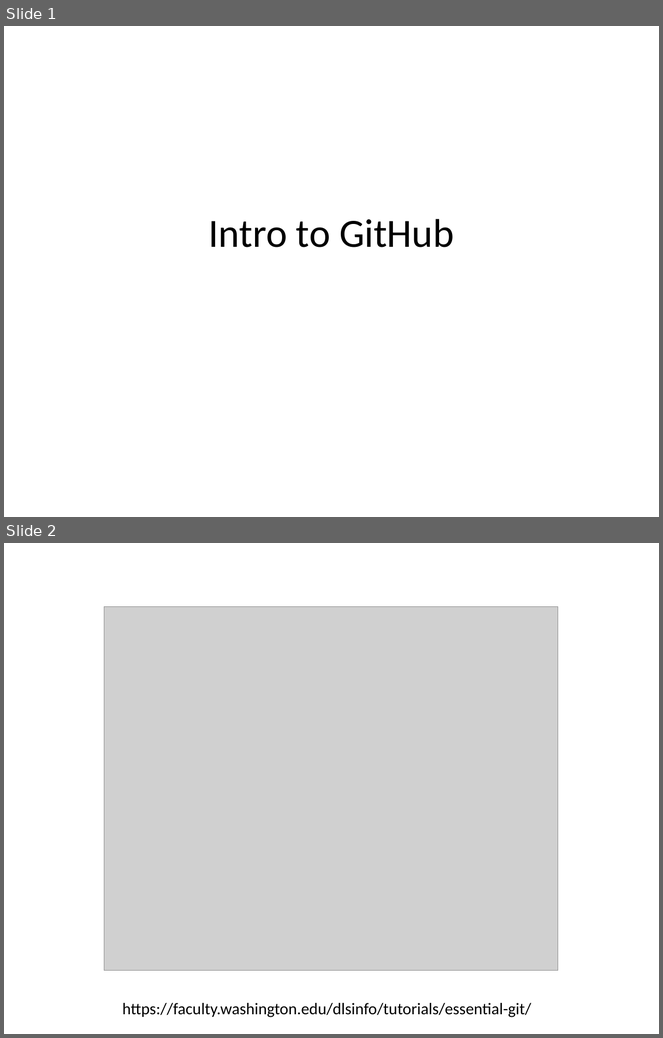
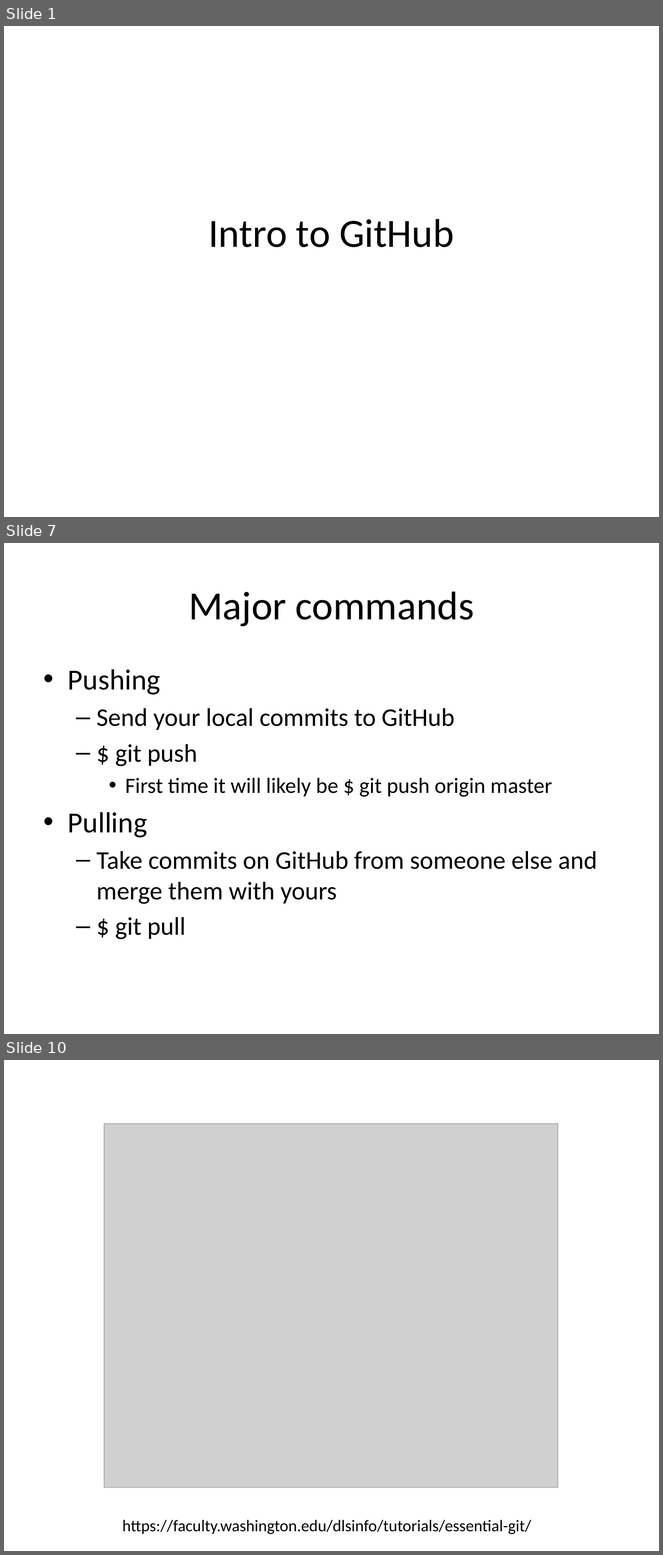
Before and after one commit to humanitiesprogramming/slides, a slide deck: 2018/misc/GitHub Intro.pptx. Shown one above the other, each under a label of ours: slides 1 and 2 before the commit, slides 1, 7 and 10 after it; the slides between them are not shown. The pictures are 663x1038 and 663x1555 pixels, drawn with LibreOffice and Linux fonts; fonts in the diff are those of the drawing; grey boxes stand for pictures. Boxes give left, top, right and bottom in pixels: in the first picture for what was removed or moved away, otherwise in the second. Text is boxed around its words. In the diff, an @@ line names an element or a change of style, - is before the commit and + after.

```diff
--- a/2018/misc/GitHub Intro.pptx
+++ b/2018/misc/GitHub Intro.pptx
@@ slide 7 added at (4, 543, 659, 1034), background #FFFFFF @@
@@ title added at (189, 591, 474, 627), 44 pt, text #000000 @@
+Major commands
@@ text added at (68, 669, 597, 940), 28 pt, text #000000 @@
+• Pushing
+  – Send your local commits to GitHub
+  – $ git push
+    • First time it will likely be $ git push origin master
+• Pulling
+  – Take commits on GitHub from someone else and merge them with yours
+  – $ git pull
@@ what was slide 2 is now slide 10 @@
```
Also in this commit, not shown: 10 other slides added.
